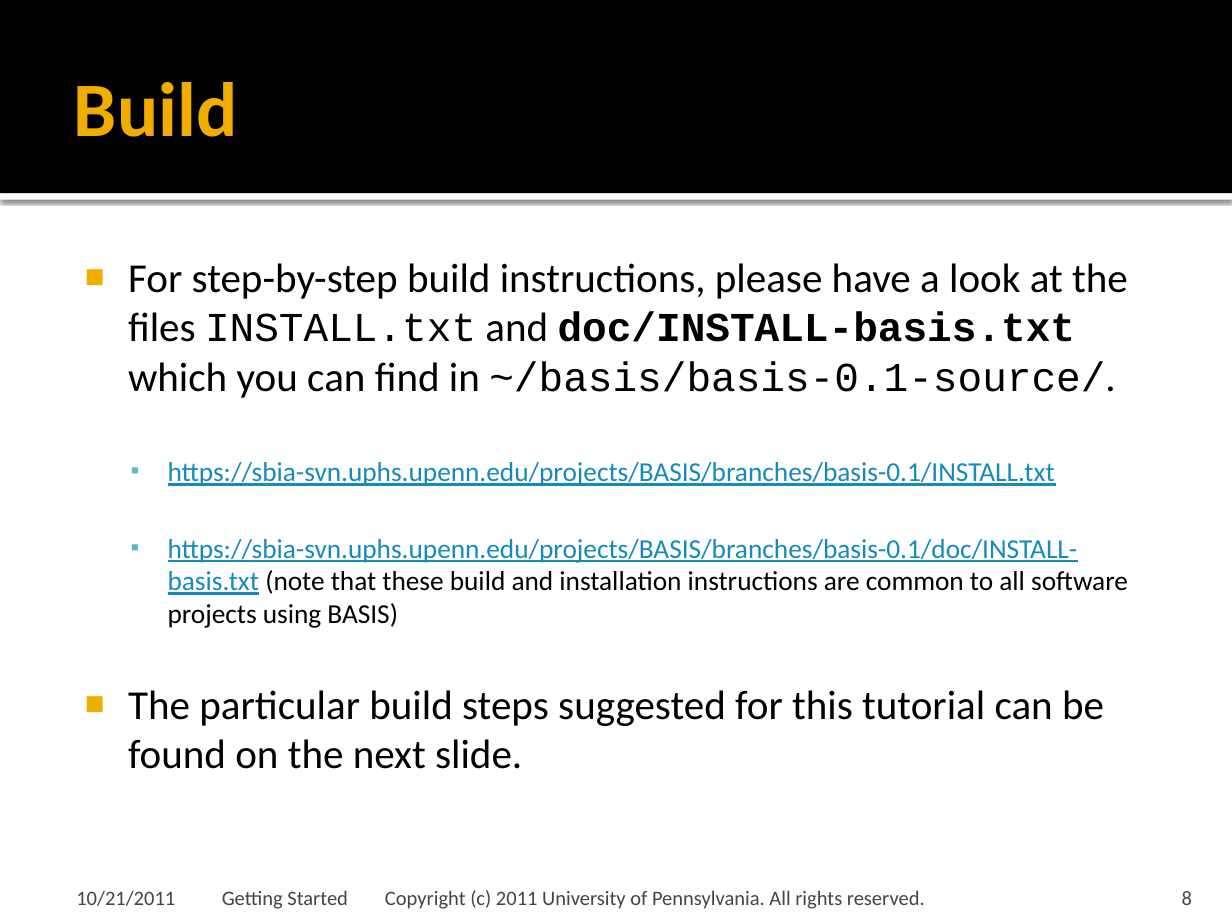
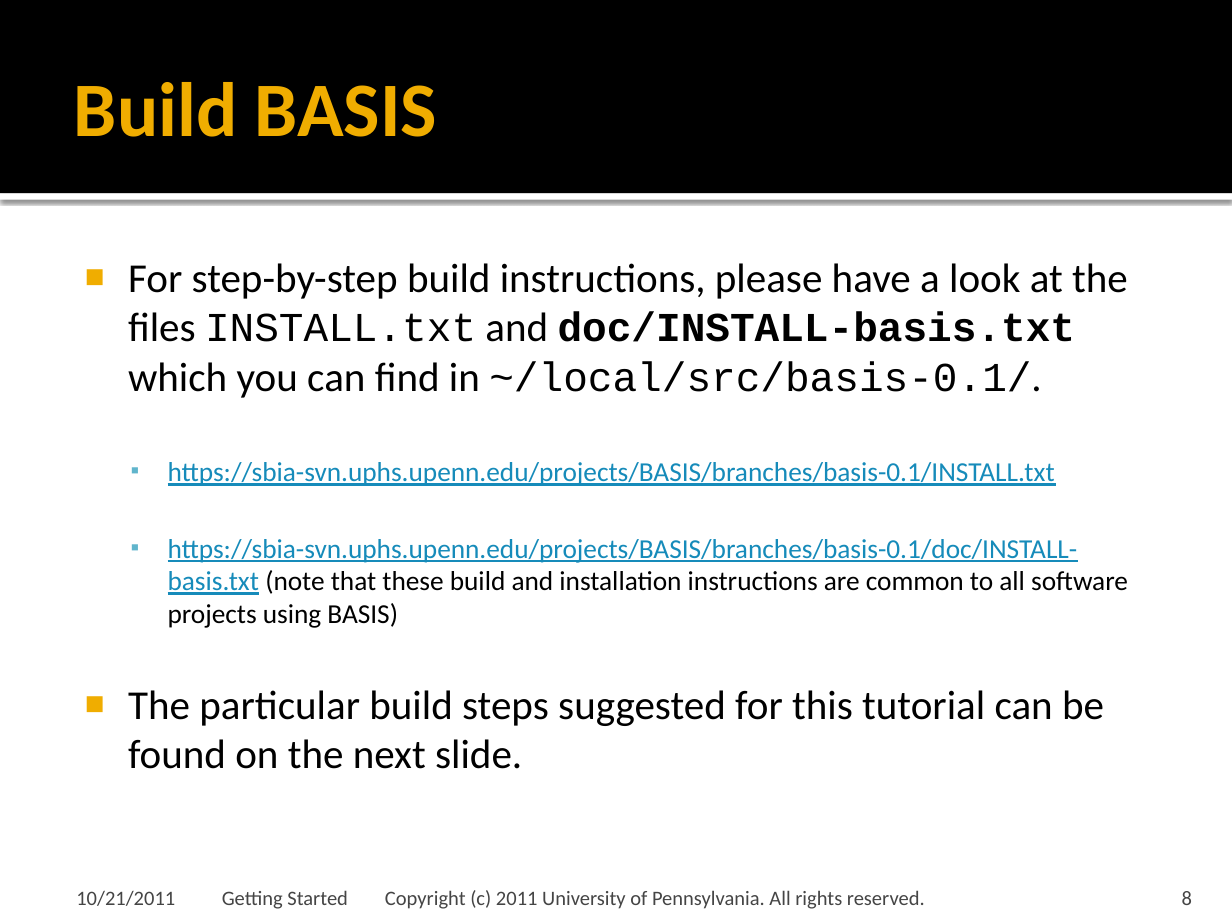
Before and after one commit to cmake-basis/legacy, a slide deck: slide 8 of doc/tutorials/02 Getting Started.pptx. Drawn at 1232x924 pixels with LibreOffice and Linux fonts; fonts in the diff are those of the drawing; background and template pictures are left out. Boxes give left, top, right and bottom in pixels: in the first picture for what was removed or moved away, otherwise in the second. Text is boxed around its words. In the diff, an @@ line names an element or a change of style, - is before the commit and + after.

Commit message:
Added source files used in Getting Started tutorial and updated tutorial.

```diff
--- a/doc/tutorials/02 Getting Started.pptx
+++ b/doc/tutorials/02 Getting Started.pptx
@@ title at [74, 82, 437, 137]: text changed @@
-Build
+Build BASIS
@@ text at [128, 263, 1128, 398]: text changed @@
-■ For step-by-step build instructions, please have a look at the files INSTALL.txt and doc/INSTALL-basis.txt which you can find in ~/basis/basis-0.1-source/.
+■ For step-by-step build instructions, please have a look at the files INSTALL.txt and doc/INSTALL-basis.txt which you can find in ~/local/src/basis-0.1/.
```
Also in this commit, not shown: 11 other slides changed, 10 slides added.
